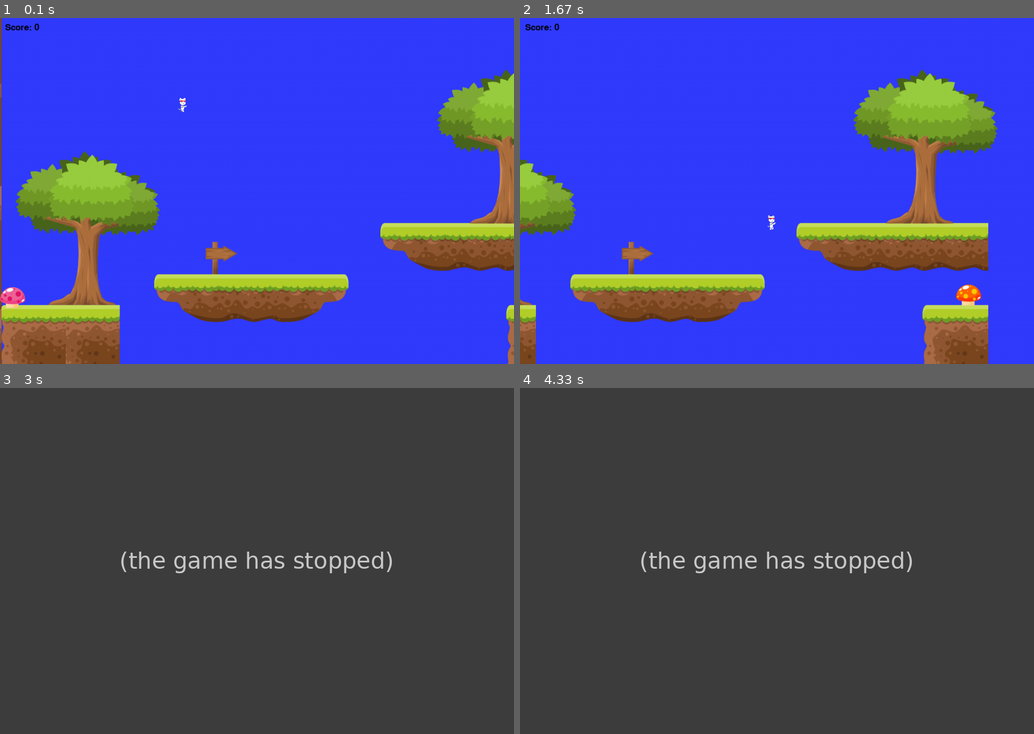
Above: before the commit, frames 1-4 (two rows, left to right).
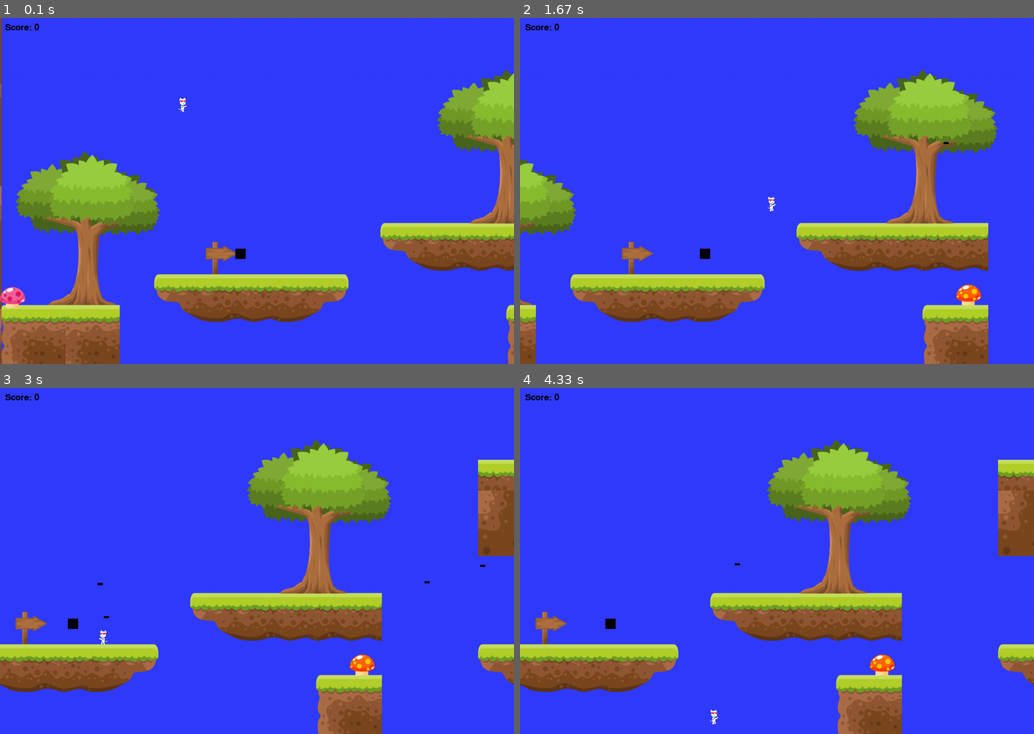
Above: after the commit, the same moments.

Repository: hone1er/Python_platformer
Game: pygame game, started from Pygame/platformer/platformer.py
Two runs of this game, one before a commit and one after it. Both use one fixed random seed, a clock stepped at 60 frames per second and the inputs below.
Inputs:
- Up to frame 1 (0.1 s): no input
- Up to frame 2 (1.67 s): hold Space 0.33-0.8 s; hold Right 0.33-0.8 s; hold Right 0.83-1.3 s; tap Space at 0.9, 1.2, 1.4 s; hold Up 1.33-1.63 s
- Up to frame 3 (3 s): hold Right 1.67-2.13 s; tap Space at 1.73, 2.03, 2.23, 2.53, 2.8 s; hold Left 2.17-2.7 s; hold Left from 2.73 s (still down)
- Up to frame 4 (4.33 s): tap Space at 3.1, 3.23, 3.63, 3.93 s; release Left at 3.13 s; hold Up 3.17-3.53 s; hold Right 3.57-4.2 s

The runs differ from the first frame. In frame 1, less than 0.1% of the frame differs, in the area x 45-48%, y 66-70%; in frame 2, 0.2%; in frame 3, 100%, in the area x 0-100%, y 0-100%; in frame 4, 100%.
Before the commit the program exited at 2.1 s; later frames show no game.

Commit message:
started enemy class

Diff:
--- /dev/null
+++ b/Pygame/platformer/characters.py
@@ -0,0 +1,221 @@
+from sheet_helper import SpriteSheet
+import pygame
+import constants
+import images
+
+
+class Player(pygame.sprite.Sprite):
+    """ This class represents the sprite that the player
+    controls. """
+
+
+    # -- Methods
+    def __init__(self, sprite):
+        """ Constructor function """
+
+        # Call the parent's constructor
+        super().__init__()
+
+        # -- Attributes
+        # Set speed vector of player
+        self.r_jump = 0
+        self.l_jump = 0
+        self.change_x = 0
+        self.change_y = 0
+        # set the image for the player
+        self.sprite_sheet = sprite
+        self.walking_frames_r = images.right_walk(self.sprite_sheet)
+        self.walking_frames_l = images.left_walk(self.sprite_sheet)
+        # What direction is the player facing?
+        self.direction = "R"
+        self.score = 0
+
+        # List of sprites we can bump against
+        level = None
+
+        # Set the image the player starts with
+        self.image = self.walking_frames_r[0]
+
+        # Set a reference to the image rect.
+        self.rect = self.image.get_rect()
+
+
+
+    def update(self):
+        """ Move the player. """
+        # Gravity
+        self.calc_grav()
+
+        # Move left/right
+        self.rect.x += self.change_x
+        pos = self.rect.x + self.level.world_shift
+        if self.direction == "R":
+            frame = (pos // 30) % len(self.walking_frames_r)
+            self.image = self.walking_frames_r[frame].convert_alpha()
+        else:
+            frame = (pos // 30) % len(self.walking_frames_l)
+            self.image = self.walking_frames_l[frame].convert_alpha()
+
+        # See if we hit anything
+        block_hit_list = pygame.sprite.spritecollide(self, self.level.platform_list, False)
+        for block in block_hit_list:
+            # If we are moving right,
+            # set our right side to the left side of the item we hit
+            if self.change_x > 0:
+                self.rect.right = block.rect.left
+
+            elif self.change_x < 0:
+                # Otherwise if we are moving left, do the opposite.
+                self.rect.left = block.rect.right
+
+        # Move up/down
+        self.rect.y += self.change_y
+
+        # Check and see if we hit anything
+        block_hit_list = pygame.sprite.spritecollide(self, self.level.platform_list, False)
+        for block in block_hit_list:
+
+            # Reset our position based on the top/bottom of the object.
+            if self.change_y > 0:
+                self.rect.bottom = block.rect.top
+
+            elif self.change_y < 0:
+                self.rect.top = block.rect.bottom
+
+            # Stop our vertical movement
+            self.change_y = 0
+
+            #if isinstance(block, MovingPlatform):
+             #   self.rect.x += block.change_x
+
+        coin_hit_list = pygame.sprite.spritecollide(self, self.level.enemy_list, True)
+        for coin in coin_hit_list:
+            self.score += 25
+
+
+
+    def calc_grav(self):
+        """ Calculate effect of gravity. """
+        if self.change_y == 0:
+            self.change_y = 1
+        else:
+            self.change_y += .35
+
+        # See if we are on the ground.
+        if self.rect.y >= constants.SCREEN_HEIGHT - self.rect.height and self.change_y >= 0:
+            self.change_y = self.rect.height
+
+
+
+    def jump(self):
+        """ Called when user hits 'jump' button. """
+        # move down a bit and see if there is a platform below us.
+        # Move down 2 pixels because it doesn't work well if we only move down 1
+        # when working with a platform moving down.
+        self.rect.y += 2
+        platform_hit_list = pygame.sprite.spritecollide(self, self.level.platform_list, False)
+        self.rect.y -= 2
+
+        self.rect.x += 2
+        platform_side_hit_list_r = pygame.sprite.spritecollide(self, self.level.platform_list, False)
+        self.rect.x -= 2
+        self.rect.x -= 2
+        platform_side_hit_list_l = pygame.sprite.spritecollide(self, self.level.platform_list, False)
+        self.rect.x += 2
+
+        # If it is ok to jump, set our speed upwards
+        if len(platform_hit_list) > 0 or self.rect.bottom >= constants.SCREEN_HEIGHT:
+            self.change_y = -10
+            self.r_jump = 0
+            self.l_jump = 0
+
+        # wall jump
+        if len(platform_side_hit_list_r) > 0 and self.r_jump == 0 or self.rect.bottom >= constants.SCREEN_HEIGHT:
+
+            self.change_y = -10
+            self.r_jump += 1
+            self.l_jump = 0
+
+
+        if len(platform_side_hit_list_l) > 0 and self.l_jump == 0 or self.rect.bottom >= constants.SCREEN_HEIGHT:
+
+            self.change_y = -10
+            self.l_jump += 1
+            self.r_jump = 0
+
+
+    # Player-controlled movement:
+    def go_left(self):
+        """ Called when the user hits the left arrow. """
+        self.change_x = -6
+        self.direction = "L"
+
+    def go_right(self):
+        """ Called when the user hits the right arrow. """
+        self.change_x = 6
+        self.direction = "R"
+
+    def stop(self):
+        """ Called when the user lets off the keyboard. """
+        self.change_x = 0
+
+    def shoot_laser(self):
+        pass
+
+############################################
+# Class to respresent the bullet/projectile#
+############################################
+class Bullet(pygame.sprite.Sprite):
+    """ This class represents the bullet . """
+    def __init__(self, direction):
+        # Call the parent class (Sprite) constructor
+        super().__init__()
+        self.direction = direction
+        self.image = pygame.Surface([10, 4])
+        self.image.fill(constants.BLACK)
+        self.rect = self.image.get_rect()
+
+    def update(self):
+        """ Move the bullet. """
+        if self.direction == 'L':
+            self.rect.x -= 6
+        elif self.direction == 'R':
+            self.rect.x += 6
+
+###########################################
+######Class to respresent the enemies######
+###########################################
+class Enemy(pygame.sprite.Sprite):
+    """ This class represents the enemy . """
+    def __init__(self, x, y, width, height, end):
+        # Call the parent class (Sprite) constructor
+        super().__init__()
+        self.width = width
+        self.height = height
+        self.end = end
+        self.vel = 2
+        self.walkCount = 0
+        self.image = pygame.Surface([self.width, self.height])
+        self.image.fill(constants.BLACK)
+        self.rect = self.image.get_rect()
+        self.rect.y = y
+        self.rect.x = x
+        self.path = [self.rect.x, self.end]
+
+
+    def draw(self,win):
+        """ move the enemy """
+        self.move()
+
+    def move(self):
+        if self.vel > 0:
+            if self.rect.x + self.vel < self.path[1]:
+                self.rect.x += self.vel
+            else:
+                self.vel *= -1
+        else:
+            if self.rect.x - self.vel > self.path[0]:
+                self.rect.x += self.vel
+                self.walkCount = 0
+            else:
+                self.vel *= -1
--- a/Pygame/platformer/levels.py
+++ b/Pygame/platformer/levels.py
@@ -1,5 +1,6 @@
 import pygame
 import constants
+from characters import Enemy
 
 
 
--- a/Pygame/platformer/platformer.py
+++ b/Pygame/platformer/platformer.py
@@ -3,182 +3,8 @@
 import constants
 import images
 import levels
+from characters import Player, Enemy, Bullet
 
-
-class Player(pygame.sprite.Sprite):
-    """ This class represents the sprite that the player
-    controls. """
-
-
-    # -- Methods
-    def __init__(self, sprite):
-        """ Constructor function """
-
-        # Call the parent's constructor
-        super().__init__()
-
-        # -- Attributes
-        # Set speed vector of player
-        self.r_jump = 0
-        self.l_jump = 0
-        self.change_x = 0
-        self.change_y = 0
-        # set the image for the player
-        self.sprite_sheet = sprite
-        self.walking_frames_r = images.right_walk(self.sprite_sheet)
-        self.walking_frames_l = images.left_walk(self.sprite_sheet)
-        # What direction is the player facing?
-        self.direction = "R"
-        self.score = 0
-
-        # List of sprites we can bump against
-        level = None
-
-        # Set the image the player starts with
-        self.image = self.walking_frames_r[0]
-
-        # Set a reference to the image rect.
-        self.rect = self.image.get_rect()
-
-
-
-    def update(self):
-        """ Move the player. """
-        # Gravity
-        self.calc_grav()
-
-        # Move left/right
-        self.rect.x += self.change_x
-        pos = self.rect.x + self.level.world_shift
-        if self.direction == "R":
-            frame = (pos // 30) % len(self.walking_frames_r)
-            self.image = self.walking_frames_r[frame].convert_alpha()
-        else:
-            frame = (pos // 30) % len(self.walking_frames_l)
-            self.image = self.walking_frames_l[frame].convert_alpha()
-
-        # See if we hit anything
-        block_hit_list = pygame.sprite.spritecollide(self, self.level.platform_list, False)
-        for block in block_hit_list:
-            # If we are moving right,
-            # set our right side to the left side of the item we hit
-            if self.change_x > 0:
-                self.rect.right = block.rect.left
-
-            elif self.change_x < 0:
-                # Otherwise if we are moving left, do the opposite.
-                self.rect.left = block.rect.right
-
-        # Move up/down
-        self.rect.y += self.change_y
-
-        # Check and see if we hit anything
-        block_hit_list = pygame.sprite.spritecollide(self, self.level.platform_list, False)
-        for block in block_hit_list:
-
-            # Reset our position based on the top/bottom of the object.
-            if self.change_y > 0:
-                self.rect.bottom = block.rect.top
-
-            elif self.change_y < 0:
-                self.rect.top = block.rect.bottom
-
-            # Stop our vertical movement
-            self.change_y = 0
-
-            #if isinstance(block, MovingPlatform):
-             #   self.rect.x += block.change_x
-
-        coin_hit_list = pygame.sprite.spritecollide(self, self.level.enemy_list, True)
-        for coin in coin_hit_list:
-            self.score += 25
-
-
-
-    def calc_grav(self):
-        """ Calculate effect of gravity. """
-        if self.change_y == 0:
-            self.change_y = 1
-        else:
-            self.change_y += .35
-
-        # See if we are on the ground.
-        if self.rect.y >= constants.SCREEN_HEIGHT - self.rect.height and self.change_y >= 0:
-            self.change_y = self.rect.height
-
-
-
-    def jump(self):
-        """ Called when user hits 'jump' button. """
-        # move down a bit and see if there is a platform below us.
-        # Move down 2 pixels because it doesn't work well if we only move down 1
-        # when working with a platform moving down.
-        self.rect.y += 2
-        platform_hit_list = pygame.sprite.spritecollide(self, self.level.platform_list, False)
-        self.rect.y -= 2
-
-        self.rect.x += 2
-        platform_side_hit_list_r = pygame.sprite.spritecollide(self, self.level.platform_list, False)
-        self.rect.x -= 2
-        self.rect.x -= 2
-        platform_side_hit_list_l = pygame.sprite.spritecollide(self, self.level.platform_list, False)
-        self.rect.x += 2
-
-        # If it is ok to jump, set our speed upwards
-        if len(platform_hit_list) > 0 or self.rect.bottom >= constants.SCREEN_HEIGHT:
-            self.change_y = -10
-            self.r_jump = 0
-            self.l_jump = 0
-
-        # wall jump
-        if len(platform_side_hit_list_r) > 0 and self.r_jump == 0 or self.rect.bottom >= constants.SCREEN_HEIGHT:
-
-            self.change_y = -10
-            self.r_jump += 1
-            self.l_jump = 0
-
-
-        if len(platform_side_hit_list_l) > 0 and self.l_jump == 0 or self.rect.bottom >= constants.SCREEN_HEIGHT:
-
-            self.change_y = -10
-            self.l_jump += 1
-            self.r_jump = 0
-
-
-    # Player-controlled movement:
-    def go_left(self):
-        """ Called when the user hits the left arrow. """
-        self.change_x = -6
-        self.direction = "L"
-
-    def go_right(self):
-        """ Called when the user hits the right arrow. """
-        self.change_x = 6
-        self.direction = "R"
-
-    def stop(self):
-        """ Called when the user lets off the keyboard. """
-        self.change_x = 0
-
-    def shoot_laser(self):
-        pass
-
-class Bullet(pygame.sprite.Sprite):
-    """ This class represents the bullet . """
-    def __init__(self, direction):
-        # Call the parent class (Sprite) constructor
-        super().__init__()
-        self.direction = direction
-        self.image = pygame.Surface([10, 4])
-        self.image.fill(constants.BLACK)
-        self.rect = self.image.get_rect()
-
-    def update(self):
-        """ Move the bullet. """
-        if self.direction == 'L':
-            self.rect.x -= 6
-        elif self.direction == 'R':
-            self.rect.x += 6
 
 class game():
 
@@ -219,6 +45,11 @@
         player.rect.y = constants.SCREEN_HEIGHT - player.rect.height - 500
         active_sprite_list.add(player)
 
+        crony = Enemy(450, 450, 20, 20, 600)
+        active_sprite_list.add(crony)
+
+
+
 
 
         # Loop until the user clicks the close button.
@@ -239,8 +70,18 @@
                         player.go_left()
                     elif event.key == pygame.K_RIGHT:
                         player.go_right()
-                    elif event.key == pygame.K_UP or event.key == pygame.K_SPACE:
+                    elif event.key == pygame.K_UP:
                         player.jump()
+                    elif event.key == pygame.K_SPACE:
+                        # Fire a bullet if the user clicks the mouse button
+                        bullet = Bullet(player.direction)
+                        # Set the bullet so it is where the player is
+                        bullet.rect.x = player.rect.x + 10
+                        bullet.rect.y = player.rect.y + 10
+
+                        # Add the bullet to the lists
+                        active_sprite_list.add(bullet)
+                        bullet_list.add(bullet)
 
                 elif event.type == pygame.KEYUP:
                     if event.key == pygame.K_LEFT and player.change_x < 0:
@@ -248,16 +89,7 @@
                     elif event.key == pygame.K_RIGHT and player.change_x > 0:
                         player.stop()
 
-                elif event.type == pygame.MOUSEBUTTONDOWN:
-                    # Fire a bullet if the user clicks the mouse button
-                    bullet = Bullet(player.direction)
-                    # Set the bullet so it is where the player is
-                    bullet.rect.x = player.rect.x + 10
-                    bullet.rect.y = player.rect.y + 10
 
-                    # Add the bullet to the lists
-                    active_sprite_list.add(bullet)
-                    bullet_list.add(bullet)
 
             # Update the player.
             active_sprite_list.update()
@@ -274,19 +106,26 @@
                 for block in block_hit_list:
                     bullet_list.remove(bullet)
                     active_sprite_list.remove(bullet)
-                    player.score += 1
-                    print(player.score)
+
 
             # If the player gets near the right side, shift the world left (-x)
             if player.rect.right >= 500:
                 diff = player.rect.right - 500
                 player.rect.right = 500
+                crony.end -= diff
+                crony.rect.x -= diff
+                crony.path[0] -= diff
+                crony.path[1] -= diff
                 current_level.shift_world(-diff)
 
             # If the player gets near the left side, shift the world right (+x)
             if player.rect.left <= 120:
                 diff = 120 - player.rect.left
                 player.rect.left = 120
+                crony.end += diff
+                crony.rect.x += diff
+                crony.path[0] += diff
+                crony.path[1] += diff
                 current_level.shift_world(diff)
 
             # If the player gets to the end of the level, go to the next level
@@ -308,7 +147,7 @@
             font = pygame.font.SysFont(None, 25)
             text = font.render(f"Score: {player.score}", True, constants.BLACK)
             screen.blit(text, (10, 10))
-
+            crony.draw(screen)
             # ALL CODE TO DRAW SHOULD GO ABOVE THIS COMMENT
 
             # Limit to 60 frames per second
